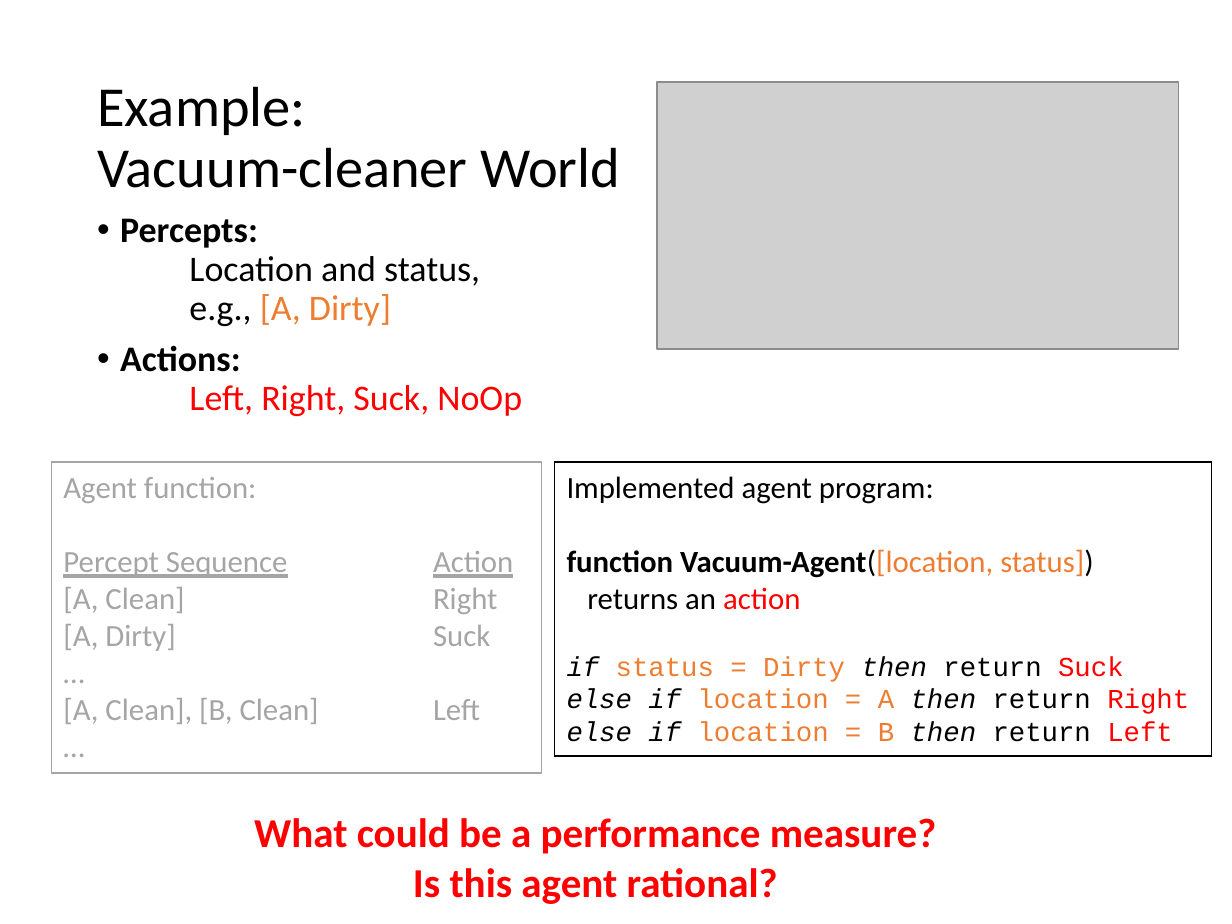
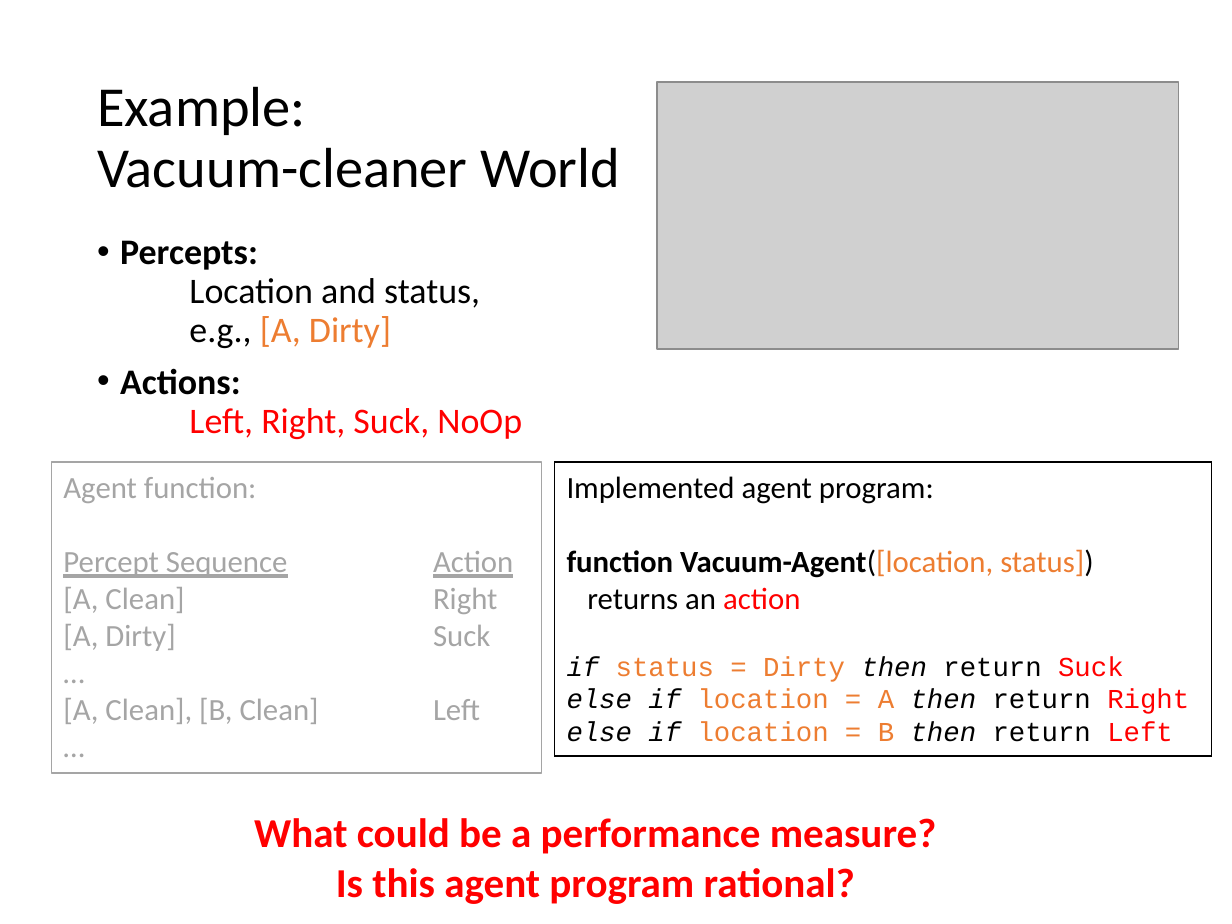
Before and after one commit to mhahsler/CS7320-AI, a slide deck: slide 9 of slides/02_agents.pptx. Drawn at 1232x924 pixels with LibreOffice and Linux fonts; fonts in the diff are those of the drawing; grey boxes stand for pictures. Boxes give left, top, right and bottom in pixels: in the first picture for what was removed or moved away, otherwise in the second. Text is boxed around its words. In the diff, an @@ line names an element or a change of style, - is before the commit and + after.

```diff
--- a/slides/02_agents.pptx
+++ b/slides/02_agents.pptx
@@ text "Percepts: Location and status, e.g., ...": place and size @@
-text "Percepts: Location and status, e.g., ..." at (120, 218, 522, 416)
+text "Percepts: Location and status, e.g., ..." at (120, 240, 522, 439)
@@ text at (336, 868, 855, 904): text changed @@
-Is this agent rational?
+Is this agent program rational?
```
Also in this commit, not shown: 10 other slides changed, 1 slide added, 2 other files.
